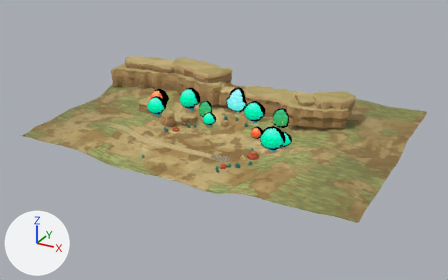
An edit to the glTF model godot/assets/atia/arena_v2/genesis/genesis_arena.glb, drawn before and after from the same camera.
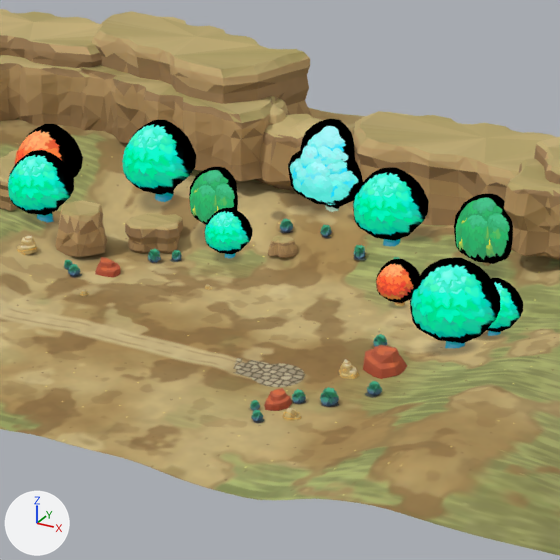
There are two pictures of each version: one whole from a 50 mm camera at (74.2, -124.7, 66.6) aimed at (0.3, 9.8, -0.6), one close up on the part from 32% to 67% of the width and 19% to 75% of the height. Arrows for +X, +Y and +Z are at lower left; the lights stay in place. The older version's two pictures come first. Where no turn or scale is listed for an object, it has been applied to the vertices.

Script lines for the objects in view, before the commit:
```python
ob_p_genesis_04_tree_c = bpy.data.objects.new('P_genesis_04_tree_c', me_k_genesis_tree_c_003)
ob_p_genesis_04_tree_c.location = (-2.0, 21.0, 2.07)
ob_p_genesis_05_tree_a = bpy.data.objects.new('P_genesis_05_tree_a', me_k_genesis_tree_a_003)
ob_p_genesis_05_tree_a.location = (4.5, 19.5, 1.43)
ob_p_genesis_05_tree_a.rotation_euler = (0.0, 0.0, -0.785)  # degrees (0, 0, -45)
ob_p_genesis_05_tree_a.scale = (0.867, 0.867, 0.867)
ob_p_genesis_11_tree_a = bpy.data.objects.new('P_genesis_11_tree_a', me_k_genesis_tree_a_003)
ob_p_genesis_11_tree_a.location = (17.5, 10.0, 0.5)
ob_p_genesis_11_tree_a.rotation_euler = (0.0, 0.0, -0.716)  # degrees (0, 0, -41)
ob_p_genesis_11_tree_a.scale = (0.6, 0.6, 0.6)
ob_p_genesis_12_ledge_b = bpy.data.objects.new('P_genesis_12_ledge_b', me_kc_ledge_b_014)
ob_p_genesis_12_ledge_b.location = (-3.0, 16.2, 0.72)
ob_p_genesis_26_grass_a = bpy.data.objects.new('P_genesis_26_grass_a', me_k_genesis_grass_a_003)
ob_p_genesis_26_grass_a.location = (-3.8, 18.2, 1.72)
ob_p_genesis_26_grass_a.rotation_euler = (0.0, 0.0, 1.571)  # degrees (0, 0, 90)
ob_p_genesis_26_grass_a.scale = (0.564, 0.564, 0.564)
ob_p_genesis_27_grass_b = bpy.data.objects.new('P_genesis_27_grass_b', me_k_genesis_grass_b_003)
ob_p_genesis_27_grass_b.location = (-0.6, 19.0, 1.67)
ob_p_genesis_27_grass_b.rotation_euler = (0.0, 0.0, 0.175)  # degrees (0, 0, 10)
ob_p_genesis_27_grass_b.scale = (0.42, 0.42, 0.42)
ob_p_genesis_28_grass_c = bpy.data.objects.new('P_genesis_28_grass_c', me_k_genesis_grass_c_003)
ob_p_genesis_28_grass_c.location = (3.0, 17.6, 1.01)
ob_p_genesis_28_grass_c.rotation_euler = (0.0, 0.0, -1.047)  # degrees (0, 0, -60)
ob_p_genesis_28_grass_c.scale = (0.527, 0.527, 0.527)
# also in view: 'P_genesis_06_tree_a' at (-15.9, 18.3, 5.1); 'P_genesis_10_tree_d' at (8.5, 12.6, 1.7); 'P_genesis_03_mesa_a' at (22.1, 23.8, 7.8); 'P_genesis_01_mesa_b' at (-7.3, 26.2, 6.1); 'P_genesis_08_tree_d' at (-23.9, 14.3, 4.9)
```
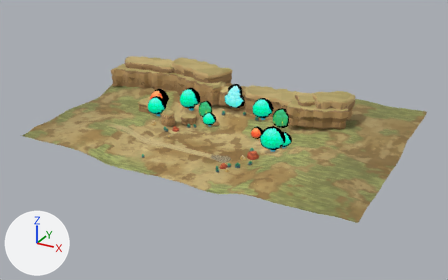
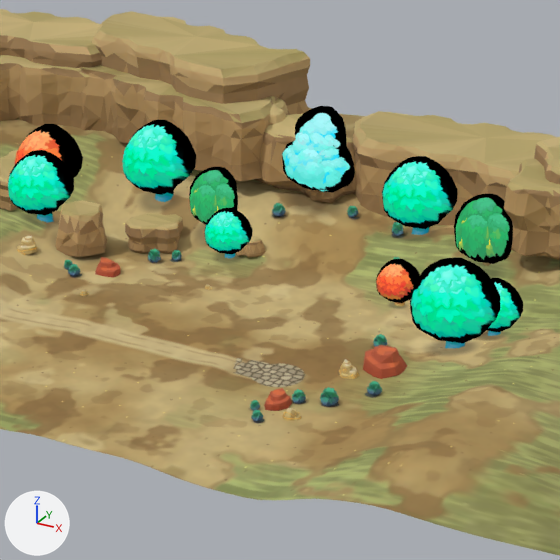
The change, as a list of edits to the scene's bpy script:
```text
Change ob_p_genesis_04_tree_c:
    ob_p_genesis_04_tree_c.location: (-2.0, 21.0, 2.07) -> (-3.5, 22.5, 2.46)
Change ob_p_genesis_05_tree_a:
    ob_p_genesis_05_tree_a.location: (4.5, 19.5, 1.43) -> (6.0, 21.5, 1.97)
Change ob_p_genesis_12_ledge_b:
    ob_p_genesis_12_ledge_b.location: (-3.0, 16.2, 0.72) -> (-5.5, 15.5, 0.54)
Change ob_p_genesis_26_grass_a:
    ob_p_genesis_26_grass_a.location: (-3.8, 18.2, 1.72) -> (-5.2, 19.5, 2.35)
Change ob_p_genesis_27_grass_b:
    ob_p_genesis_27_grass_b.location: (-0.6, 19.0, 1.67) -> (0.2, 22.0, 2.41)
Change ob_p_genesis_28_grass_c:
    ob_p_genesis_28_grass_c.location: (3.0, 17.6, 1.01) -> (4.6, 21.0, 2.04)
```

Boxes (x1, y1, x2, y2) around the edits, measured in the close-ups (560 x 560 px):
'P_genesis_05_tree_a', moved
    before: (353, 167, 429, 246)
    after: (382, 156, 458, 235)
'P_genesis_04_tree_c', moved
    before: (288, 119, 363, 212)
    after: (282, 106, 355, 193)
'P_genesis_12_ledge_b', moved
    before: (268, 236, 298, 258)
    after: (235, 236, 266, 258)
'P_genesis_26_grass_a', moved
    before: (280, 218, 293, 233)
    after: (272, 203, 286, 217)
'P_genesis_28_grass_c', moved
    before: (353, 245, 366, 260)
    after: (392, 222, 404, 237)
'P_genesis_27_grass_b', moved
    before: (320, 225, 332, 238)
    after: (347, 206, 359, 219)
